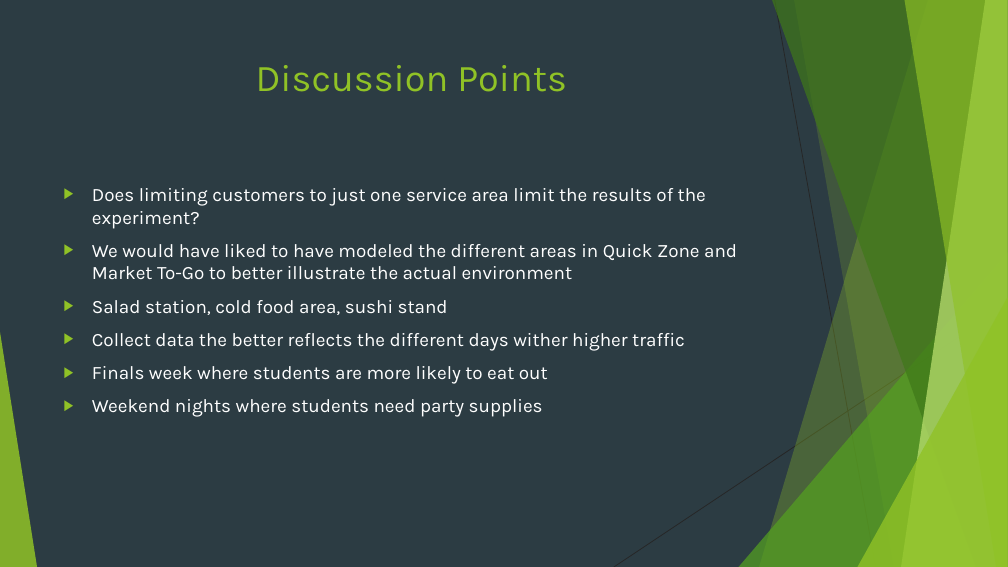
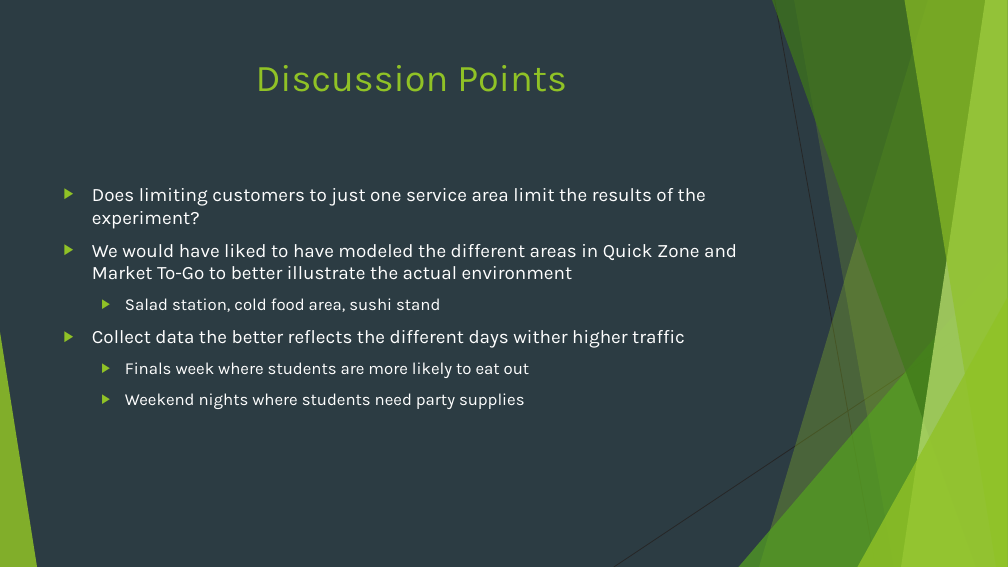
Before and after one commit to mshanoudy/CS1538-Project, a slide deck: slide 11 of SimPres.pptx. Drawn at 1008x567 pixels with LibreOffice and Linux fonts; fonts in the diff are those of the drawing. Boxes give left, top, right and bottom in pixels: in the first picture for what was removed or moved away, otherwise in the second. Text is boxed around its words. In the diff, an @@ line names an element or a change of style, - is before the commit and + after.

```diff
--- a/SimPres.pptx
+++ b/SimPres.pptx
@@ text at [125,298,530,409]: size 18 to 16 pt in "Salad station, cold food area, sushi stand", "Finals week where students are more likely ...", "Weekend nights where students need party supplies"; list level 1 to 2 in "Salad station, cold food area, ..."; list level 1 to 2 in "Finals week where students are ..."; list level 1 to 2 in "Weekend nights where students need ..." @@
```
Also in this commit, not shown: 3 other slides changed.
